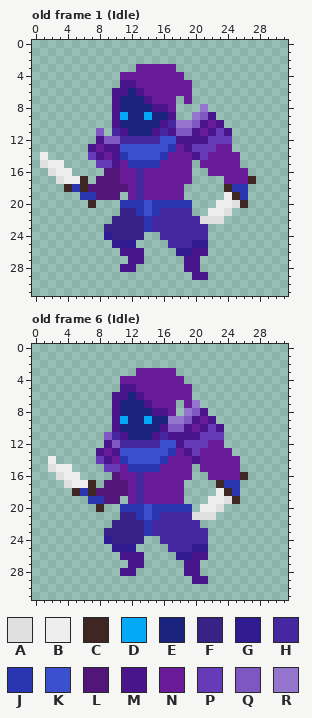
Pixel-art file, stored at Assets/Sprites/Asperite files/NewPurpleGuy.aseprite. The first picture shows the starting point.
32x32 pixels, 20 frames. Shown: old frame 1 (Idle), old frame 6 (Idle). The commit also changed other frames, which this record leaves out.
Palette (. is transparent): A #e0e0e0  B #eeeeee  C #3e2723  D #03a9f4  E #1a237e  F #392287  G #311b92  H #4527a0  J #2a36b1  K #3b50ce  L #521678  M #4a148c  N #6a1b9a  P #673ab7  Q #7e57c2  R #9575cd
Pixels before, old frame 1 (Idle), first column x 1:
 3 ............NNNNN..........
 4 ..........NNNNNNNN.........
 5 ..........MMNNNNNNN........
 6 .........MMEMNNNNNN........
 7 .........MEEEMNNN.N........
 8 .........MEEEEMMN...R......
 9 .........MDEEDEEM..RQM.....
10 .........MEEEEEMHRRQMNM....
11 .......Q.HMEEEMHMQQMNMPM...
12 .......MQQHHHHHKKMMMMPPP...
13 ......MNMMKKKKKKJNMPPPNN...
14 B.....PMNMJKKKKJNNNMPNNNN..
15 ABB....PPMNJJJJNNNN.NNNNN..
16 .ABB....LLNNHNNNNNN..NNNNN.
17 ..ABBC.LLLNNHNNNNNN....NNNC
18 ...CJCLLLLLNHNNNNN.....CJJ.
19 .....JJLLL.NHNNNNN.....BCJ.
20 ......C...JJJKJJJJJ...BBAC.
21 ..........FFJKJHHHH..BBA...
22 .........FFFFJHHHHHHAAA....
23 ........FFFFFJHHHHHHH......
24 ........GFFFF..HHHHHH......
25 .........GGG....HHHGG......
26 ..........MMM....GGMM......
27 ...........MM.....MM.......
28 ..........MM......MM.......
29 ...................MM......
Pixels before, old frame 6 (Idle), first column x 2:
 3 ...........NNNNN.........
 4 .........NNNNNNNN........
 5 .........MMNNNNNNN.......
 6 ........MMEMNNNNNN.......
 7 ........MEEEMNNN.NR......
 8 ........MEEEEMMN.RQM.....
 9 ........MDEEDEERRQMNM....
10 ........MEEEEEMQQMNMPM...
11 .......QHMEEEMHMMMMPPP...
12 .......MQHHHHHKKMPPPNN...
13 ......MNMKKKKKKJNMPNNNN..
14 B.....PMNJKKKKJNNNMNNNNN.
15 ABB....PPNJJJJNNNN.NNNNN.
16 .ABB....LNNHNNNNNN..NNNNC
17 ..ABBC.LLLNHNNNNN....CJJ.
18 ...CJCLLLLNHNNNNN....BCJ.
19 .....JJLL.NHNNNNN...BBAC.
20 ......C..JJJKJJJJJ.BBA...
21 .........FFJKJHHHHAAA....
22 ........FFFFJHHHHHH......
23 .......FFFFFJHHHHHHH.....
24 .......GFFFF..HHHHHH.....
25 ........GGG....HHHGG.....
26 .........MMM....GGMM.....
27 ..........MM.....MM......
28 .........MM......MM......
29 ..................MM.....
The result:
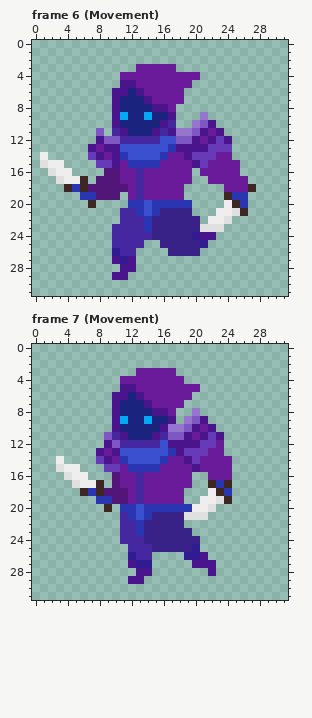
A new or re-ordered frame is compared with the old frame closest to it.
Change:
frames 20 -> 27
Changed rows in their new state; - is an unchanged pixel.
Frame 6 (Movement) is new; against old frame 1 (Idle):
first column x 9:
 4 ----------NN-------
 6 ----------.--------
 7 ---------N.--------
 8 ------------.------
 9 -----------.R.-----
10 ---------..RQM.----
11 ---------RRQMNM.---
12 ---------QQ-NM-M---
13 ---------M-MM-PP---
14 ----------MP-P--.--
15 -----------MP------
16 ------------N----.-
17 -------------NN---.
18 ---------------NNNC
19 ---------------CJ--
20 --.-----------.-CJ-
21 --HH---FFFF--.-BAC-
22 -.HHH-FFFFFF.BBA---
23 .HHHH-FFFFFFAAA----
24 .HHHHHFFFFFGMM-----
25 -HHHH--FFFFF-------
26 -GHH.---FFFF.------
27 -MG-.-----..-------
28 ----------..-------
29 -MM--------..------
Frame 7 (Movement) is new; against old frame 6 (Idle):
first column x 2:
 5 ------------------N------
 7 ----------------N..------
 8 -----------------.R.-----
 9 ---------------M.RQM.----
10 ---------------RRQMNM.---
11 ---------------QQ-NM-M---
12 ---------------M-MM-P----
13 ----------------MP-P--.--
14 .B---------------MP----.-
15 .A-B--------------M----.-
16 -.A-B------------------..
17 --.A-BC.-N-------N--CJC.-
18 ---.CJC-------------BCJ.-
19 -----.-J-L---------B-AC.-
20 ------.C---KJ-----B-A.---
21 ---------HJKJFFFFA--.----
22 --------.HHJFFFFF..------
23 -------..HHJFFFFFF..-----
24 -------..HHHFFFFFFF.-----
25 --------..HHHFFFFF-.-----
26 ---------.GHH---.-G------
27 -----------GG----.-MM----
28 ---------..MM----..-M----
29 ----------MM------..-----
Where, in picture pixels (left, top, right, bottom), the same in both pictures:
changed: (104, 72, 256, 280)
changed: (48, 384, 248, 584)
